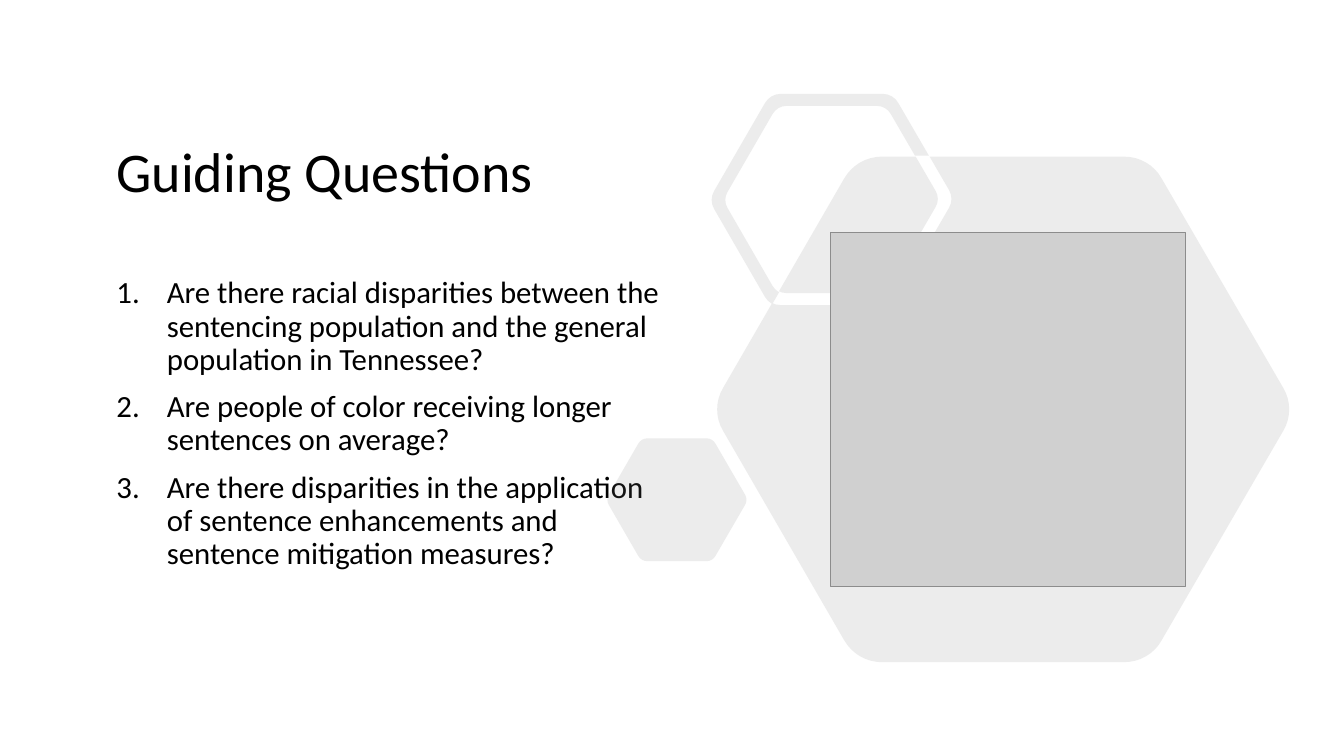
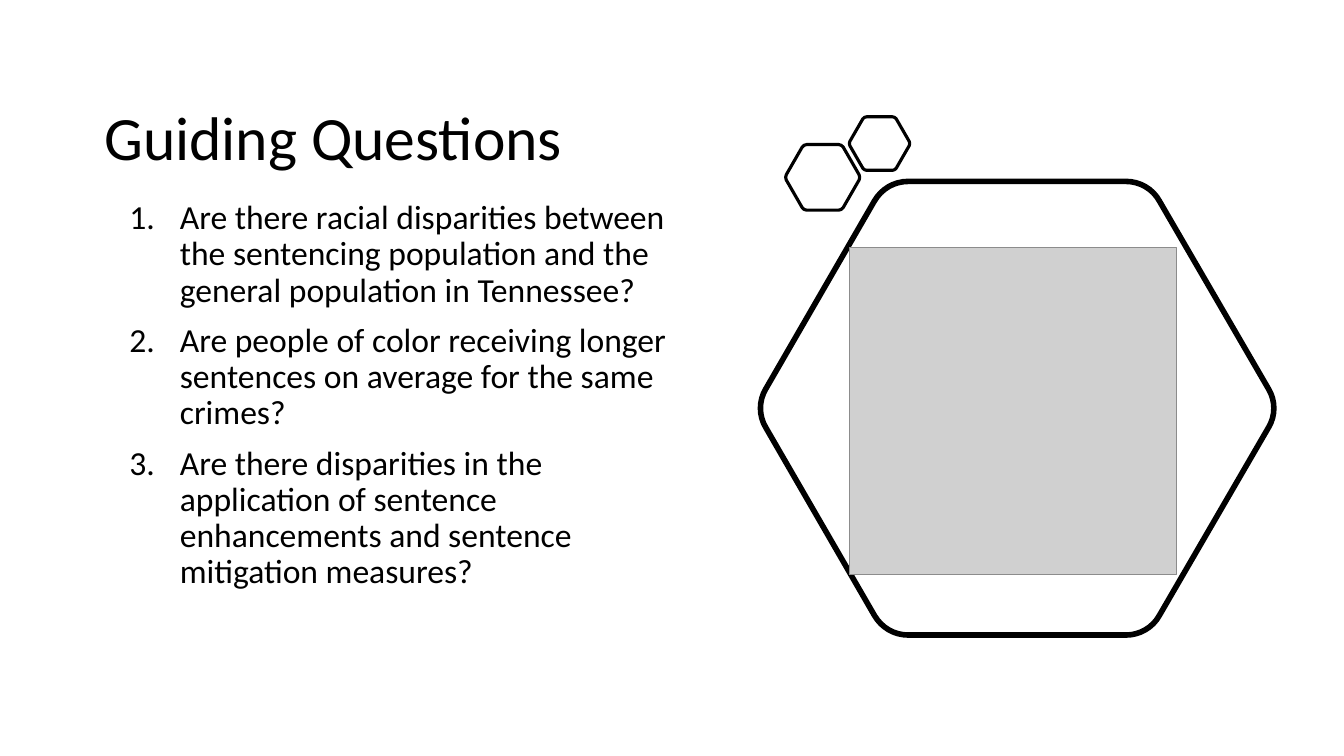
Before and after one commit to jenwhitson/sentencing_project, a slide deck: slide 2 of Presentation.pptx. Drawn at 1344x756 pixels with LibreOffice and Linux fonts; fonts in the diff are those of the drawing; grey boxes stand for pictures. Boxes give left, top, right and bottom in pixels: in the first picture for what was removed or moved away, otherwise in the second. Text is boxed around its words. In the diff, an @@ line names an element or a change of style, - is before the commit and + after.

Commit message:
updated stats in sentence enhancement portion

```diff
--- a/Presentation.pptx
+++ b/Presentation.pptx
@@ title "Guiding Questions": place and size @@
-title "Guiding Questions" at box(116, 153, 533, 202)
+title "Guiding Questions" at box(104, 117, 562, 171)
@@ title "Guiding Questions" at box(104, 117, 562, 171): size 40 to 44 pt; vertical alignment middle to bottom @@
@@ freeform shape added at box(849, 117, 909, 170), outline #000000 2.25 pt @@
@@ freeform shape added at box(785, 144, 860, 210), outline #000000 2.25 pt @@
@@ text "Are there racial disparities between ...": place and size @@
-text "Are there racial disparities between ..." at box(167, 281, 659, 570)
+text "Are there racial disparities between ..." at box(180, 205, 666, 589)
@@ text at box(180, 205, 664, 589): size 22 to 24 pt in "Are there racial disparities between the sentencing ...", "Are there disparities in the application of ..."; indent changed @@
@@ freeform shape: place and size @@
-freeform shape at box(608, 94, 1290, 662)
+freeform shape at box(759, 181, 1276, 635)
@@ freeform shape at box(759, 181, 1276, 635): fill #808080 at 15% opacity to none; outline none to #000000 4 pt @@
@@ picture: place and size @@
-picture at box(831, 232, 1186, 587)
+picture at box(849, 247, 1177, 575)
@@ text at box(180, 328, 666, 425): text changed; size 22 to 24 pt @@
-2. Are people of color receiving longer sentences on average?
+2. Are people of color receiving longer sentences on average for the same crimes?
```
Also in this commit, not shown: 11 other slides changed, 6 slides removed.
